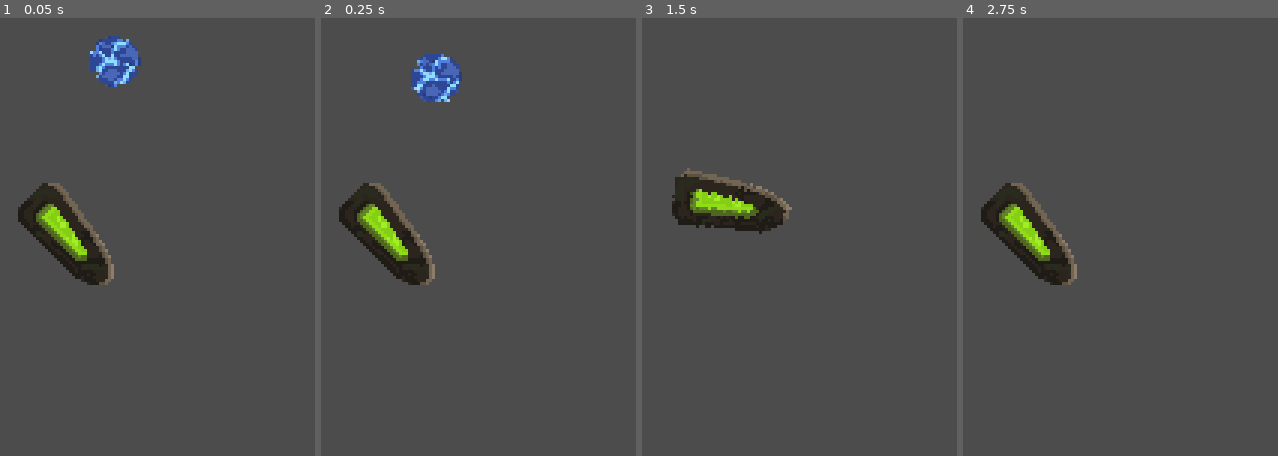
Above: before the commit, frames 1-4 (left to right).
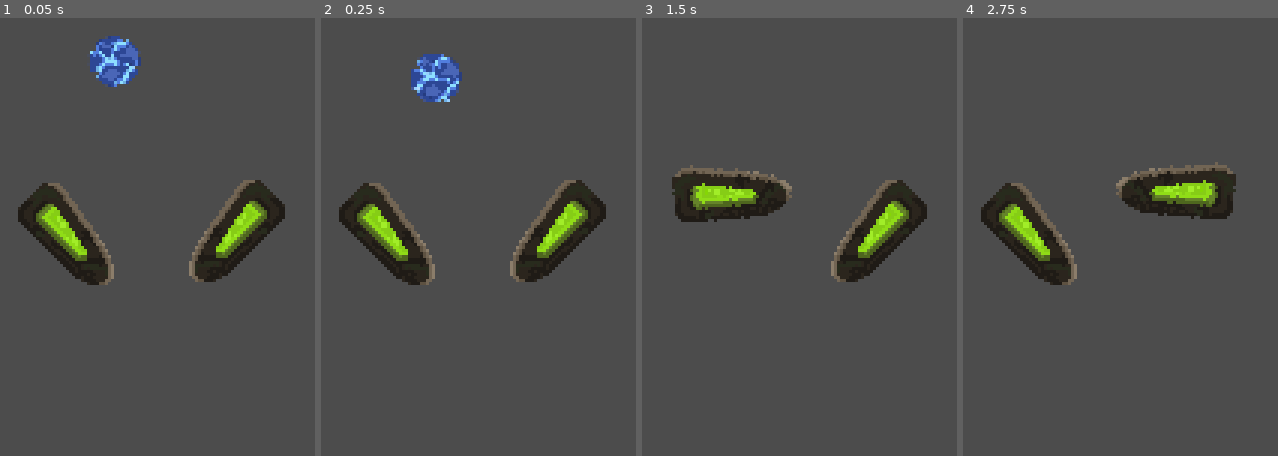
Above: after the commit, the same moments.

Repository: hiss-ay/Lost-Cartridge-Jam-3
Game: Godot game, scene res://zaun.tscn
Two runs of this game, one before a commit and one after it. Both use one fixed random seed, a clock stepped at 60 frames per second and the inputs below.
Inputs:
- Up to frame 1 (0.05 s): no input
- Up to frame 2 (0.25 s): no input
- Up to frame 3 (1.5 s): hold Right (ui_right) 0.53-1.28 s; hold Left (ui_left) from 1.28 s (still down)
- Up to frame 4 (2.75 s): tap Enter at 2 s; release Left (ui_left) at 2.03 s; hold Right (ui_right) from 2.03 s (still down)

The runs differ from the first frame. In frame 1, 3.7% of the frame differs, in the area x 60-91%, y 36-61%; in frame 2, 3.7%; in frame 3, 6.9%, in the area x 9-91%, y 33-61%; in frame 4, 3.7%.

Commit message:
'fix'

Diff:
--- a/prefabs/crystal.tscn
+++ b/prefabs/crystal.tscn
@@ -1,7 +1,7 @@
 [gd_scene load_steps=5 format=2]
 
 [ext_resource path="res://scripts/crystal.gd" type="Script" id=1]
-[ext_resource path="res://sprites/kapitan_zalupa_s_korablya_sbezhal.png" type="Texture" id=2]
+[ext_resource path="res://sprites/crystal.png" type="Texture" id=2]
 
 [sub_resource type="PhysicsMaterial" id=2]
 friction = 0.0
@@ -10,21 +10,17 @@
 [sub_resource type="CircleShape2D" id=1]
 radius = 8.0
 
-[node name="Сrystal" type="Node2D"]
-__meta__ = {
-"_edit_horizontal_guides_": [  ]
-}
-
-[node name="RigidBody2D" type="RigidBody2D" parent="."]
+[node name="Сrystal" type="RigidBody2D"]
+mode = 2
 physics_material_override = SubResource( 2 )
 gravity_scale = 2.0
 continuous_cd = 2
 contact_monitor = true
 script = ExtResource( 1 )
 
-[node name="Sprite" type="Sprite" parent="RigidBody2D"]
+[node name="Sprite" type="Sprite" parent="."]
 scale = Vector2( 0.45, 0.45 )
 texture = ExtResource( 2 )
 
-[node name="CollisionShape2D" type="CollisionShape2D" parent="RigidBody2D"]
+[node name="CollisionShape2D" type="CollisionShape2D" parent="."]
 shape = SubResource( 1 )
--- a/prefabs/flipper.tscn
+++ b/prefabs/flipper.tscn
@@ -1,22 +1,24 @@
-[gd_scene load_steps=3 format=2]
+[gd_scene load_steps=4 format=2]
 
 [ext_resource path="res://scripts/flipper.gd" type="Script" id=1]
-[ext_resource path="res://sprites/plyli_my_po_moryu_veter_machtu_rval.png" type="Texture" id=2]
+[ext_resource path="res://sprites/flepper.png" type="Texture" id=2]
+
+[sub_resource type="PhysicsMaterial" id=1]
+bounce = 0.5
 
 [node name="Flipper" type="Node2D"]
 script = ExtResource( 1 )
 
-[node name="Sprite" type="Sprite" parent="."]
+[node name="RigidBody2D" type="RigidBody2D" parent="."]
+mode = 3
+mass = 1.5
+physics_material_override = SubResource( 1 )
+continuous_cd = 2
+
+[node name="Sprite" type="Sprite" parent="RigidBody2D"]
 position = Vector2( 11, 13 )
 texture = ExtResource( 2 )
 
-[node name="KinematicBody2D" type="KinematicBody2D" parent="."]
+[node name="CollisionPolygon2D" type="CollisionPolygon2D" parent="RigidBody2D"]
 position = Vector2( -0.30002, -0.199993 )
-
-[node name="CollisionPolygon2D" type="CollisionPolygon2D" parent="KinematicBody2D"]
 polygon = PoolVector2Array( 3.30002, -3.80001, 9.30002, -3.80001, 18.3, 8.19999, 24.3, 16.2, 27.3, 23.2, 27.3, 28.2, 25.3, 30.2, 18.3, 30.2, 14.3, 28.2, 9.30002, 23.2, -4.69998, 9.19999, -4.69998, 4.19999 )
-
-[node name="Tween" type="Tween" parent="."]
-playback_process_mode = 0
-playback_speed = 2.51
-playback/speed = 2.51
--- a/scripts/flipper.gd
+++ b/scripts/flipper.gd
@@ -1,22 +1,22 @@
 extends Node2D
 
-export var is_right_flipper = false
-export var angle_y = -50
-export var rotate_speed = 0.2
+export var keycode = "ui_left"
+export var snap_time = 0.25
+export var snap_angle = 50
 
-onready var tween = get_node("Tween")
-
-var button_pressed = false
+onready var intermediate_time = 0.0
+onready var rb = $RigidBody2D
 
 func _physics_process(delta):
-	if is_right_flipper:
-		button_pressed = Input.is_action_pressed("ui_right")
+	if Input.is_action_pressed(keycode):
+		if intermediate_time < snap_time:
+			intermediate_time += delta
+			if intermediate_time > snap_time:
+				intermediate_time = snap_time
+			rb.set_rotation_degrees((intermediate_time / snap_time) * snap_angle)
 	else:
-		button_pressed = Input.is_action_pressed("ui_left")
-
-	if button_pressed:
-		var r = Vector2(0, rad2deg(234))
-		tween.interpolate_property(self, "rotation_degrees", angle_y, 0, rotate_speed, Tween.TRANS_LINEAR, Tween.EASE_OUT_IN)
-		tween.start()
-
-	pass
+		if intermediate_time > 0:
+			intermediate_time -= delta
+			if intermediate_time < 0:
+				intermediate_time = 0
+			rb.set_rotation_degrees((intermediate_time / snap_time) * snap_angle)
--- a/zaun.tscn
+++ b/zaun.tscn
@@ -10,3 +10,12 @@
 
 [node name="Flipper" parent="." instance=ExtResource( 1 )]
 position = Vector2( 68, 129 )
+snap_time = 0.05
+snap_angle = -50
+
+[node name="Flipper2" parent="." instance=ExtResource( 1 )]
+position = Vector2( 147, 128 )
+scale = Vector2( -1, 1 )
+keycode = "ui_right"
+snap_time = 0.05
+snap_angle = -50
Renamed: sprites/kapitan_zalupa_s_korablya_sbezhal.png -> sprites/crystal.png
Not shown, changed: sprites/crystal.png.import
Renamed: sprites/plyli_my_po_moryu_veter_machtu_rval.png -> sprites/flepper.png
Not shown, changed: sprites/flepper.png.import
